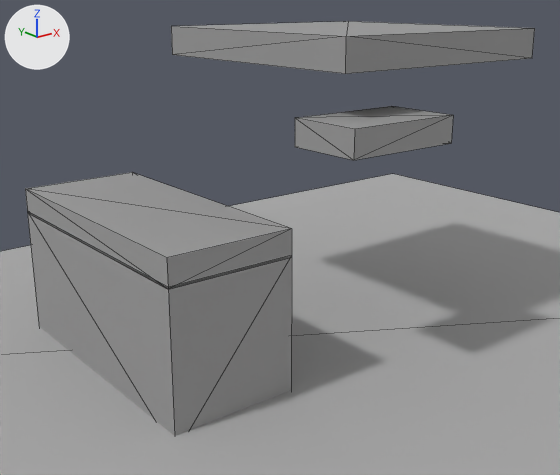
The OBJ model rami/scenes/chair.obj as it was, and as the next commit left it.
Camera for both pictures: a camera (50 mm lens) standing at (-1.39, -2.24, 1.22) and looking at (0.33, -0.08, 0.36). Arrows for +X, +Y and +Z are at upper left; the lights stay in place. Mesh edges are drawn as thin lines. Where no turn or scale is listed for an object, it has been applied to the vertices.

The first picture shows 'Cube.000', 'Cube.002_Cube.000', 'Cube.002_Cube.001_Cube.002_Cube.002', 'Cube.002_Cube.003', 'Plane'.
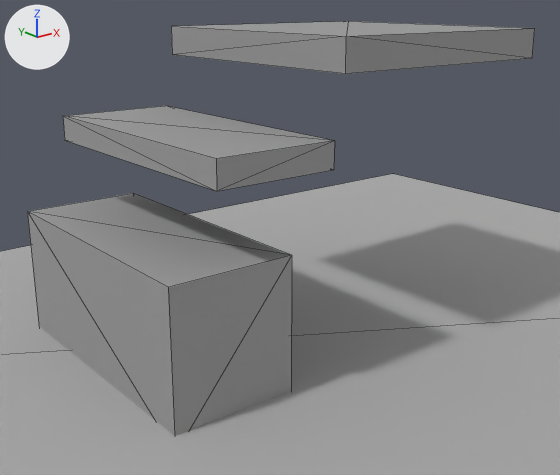
Pixel boxes [x1, y1, x2, y2] of what changed, in the pictures (560 x 475 px):
'Cube.002_Cube.003', deleted
    before: [25, 172, 292, 289]
'Cube.002_Cube.003_Cube.002_Cube.001', added
    after: [63, 106, 335, 191]
'Cube.002_Cube.001_Cube.002_Cube.002', deleted
    before: [295, 106, 453, 160]

Patch to the scene script:
```diff
--- a/rami/scenes/chair.obj.py
+++ b/rami/scenes/chair.obj.py
@@ me_cube_002_cube_003_cube_002_cube_001 @@
+me_cube_002_cube_003_cube_002_cube_001.from_pydata(...)  # a box spanning x -0.229..0.207, y -0.5..0.5, z 0.703..0.795
+me_cube_002_cube_003_cube_002_cube_001.materials.append(mat_material_002)  # grey #9b9b9b
@@ ob_cube_002_cube_001_cube_002_cube_002 @@
-ob_cube_002_cube_001_cube_002_cube_002 = bpy.data.objects.new('Cube.002_Cube.001_Cube.002_Cube.002', me_cube_002_cube_001_cube_002_cube_002)
-ob_cube_002_cube_001_cube_002_cube_002.location = (0.0, 0.0, 0.0)
@@ ob_cube_002_cube_003 @@
-ob_cube_002_cube_003 = bpy.data.objects.new('Cube.002_Cube.003', me_cube_002_cube_003)
-ob_cube_002_cube_003.location = (0.0, 0.0, 0.0)
@@ ob_cube_002_cube_003_cube_002_cube_001 @@
+ob_cube_002_cube_003_cube_002_cube_001 = bpy.data.objects.new('Cube.002_Cube.003_Cube.002_Cube.001', me_cube_002_cube_003_cube_002_cube_001)
+ob_cube_002_cube_003_cube_002_cube_001.location = (0.0, 0.0, 0.0)
```
